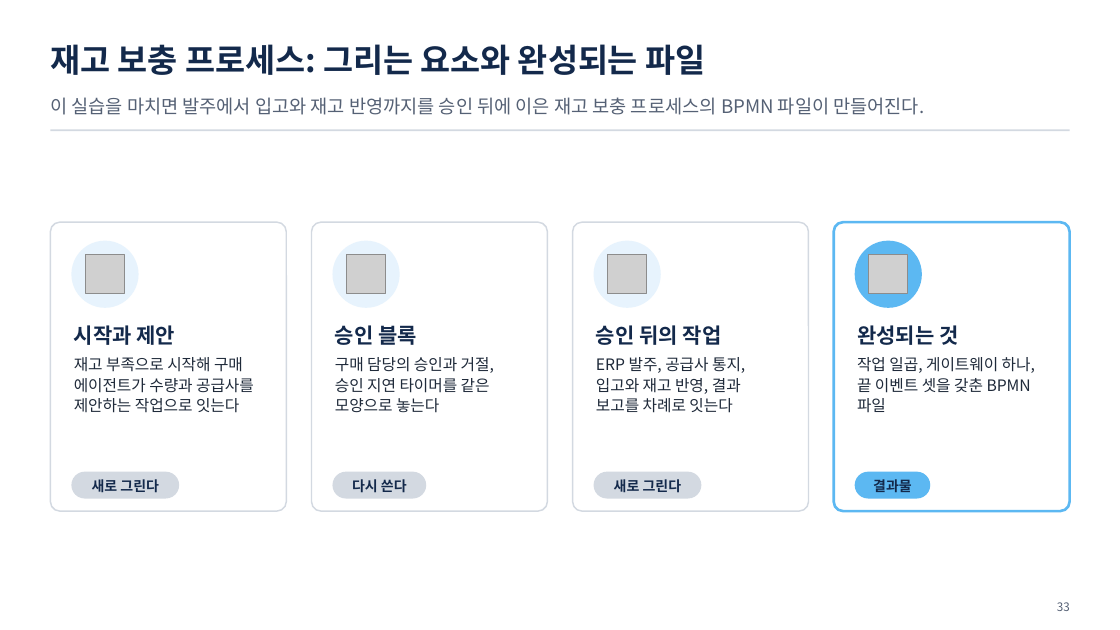
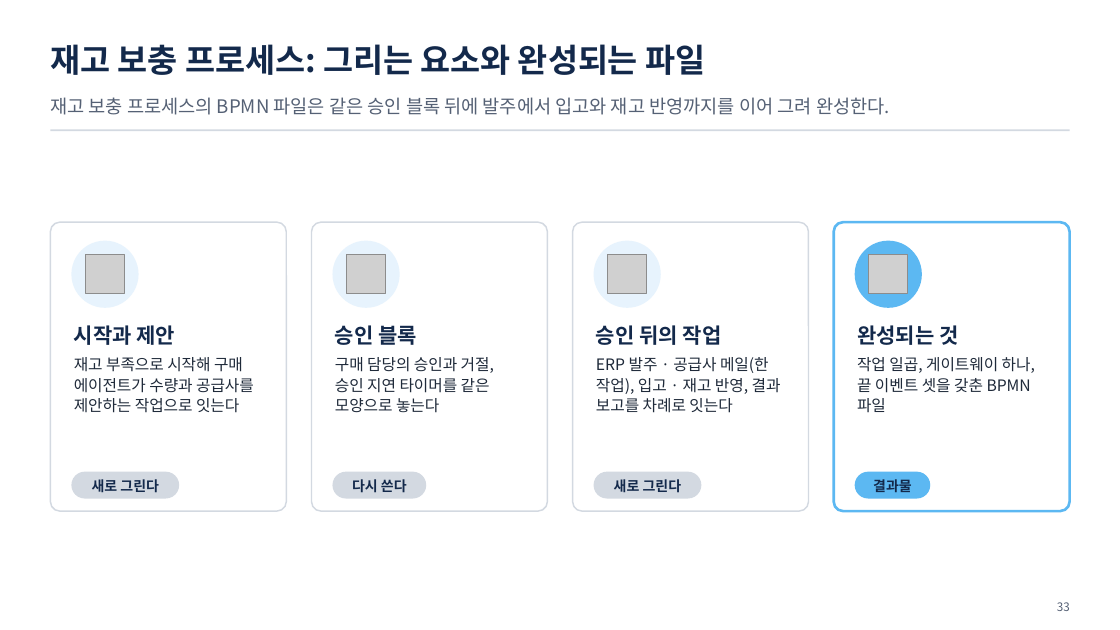
Before and after one commit to uengine-oss/hyd-iot-edu, a slide deck: slide 33 of docs/교재/통합반/10일차/통합반_10일차.pptx. Drawn at 1120x630 pixels with LibreOffice and Linux fonts; fonts in the diff are those of the drawing; grey boxes stand for pictures. Boxes give left, top, right and bottom in pixels: in the first picture for what was removed or moved away, otherwise in the second. Text is boxed around its words. In the diff, an @@ line names an element or a change of style, - is before the commit and + after.

```diff
--- a/docs/교재/통합반/10일차/통합반_10일차.pptx
+++ b/docs/교재/통합반/10일차/통합반_10일차.pptx
@@ text at [50,97,890,115]: text changed @@
-이 실습을 마치면 발주에서 입고와 재고 반영까지를 승인 뒤에 이은 재고 보충 프로세스의 BPMN 파일이 만들어진다.
+재고 보충 프로세스의 BPMN 파일은 같은 승인 블록 뒤에 발주에서 입고와 재고 반영까지를 이어 그려 완성한다.
@@ text at [596,357,781,413]: text changed @@
-ERP 발주, 공급사 통지, 입고와 재고 반영, 결과 보고를 차례로 잇는다
+ERP 발주 · 공급사 메일(한 작업), 입고 · 재고 반영, 결과 보고를 차례로 잇는다
```
Also in this commit, not shown: 27 other slides changed, 2 slides added, 1 slide removed, 7 other files.
